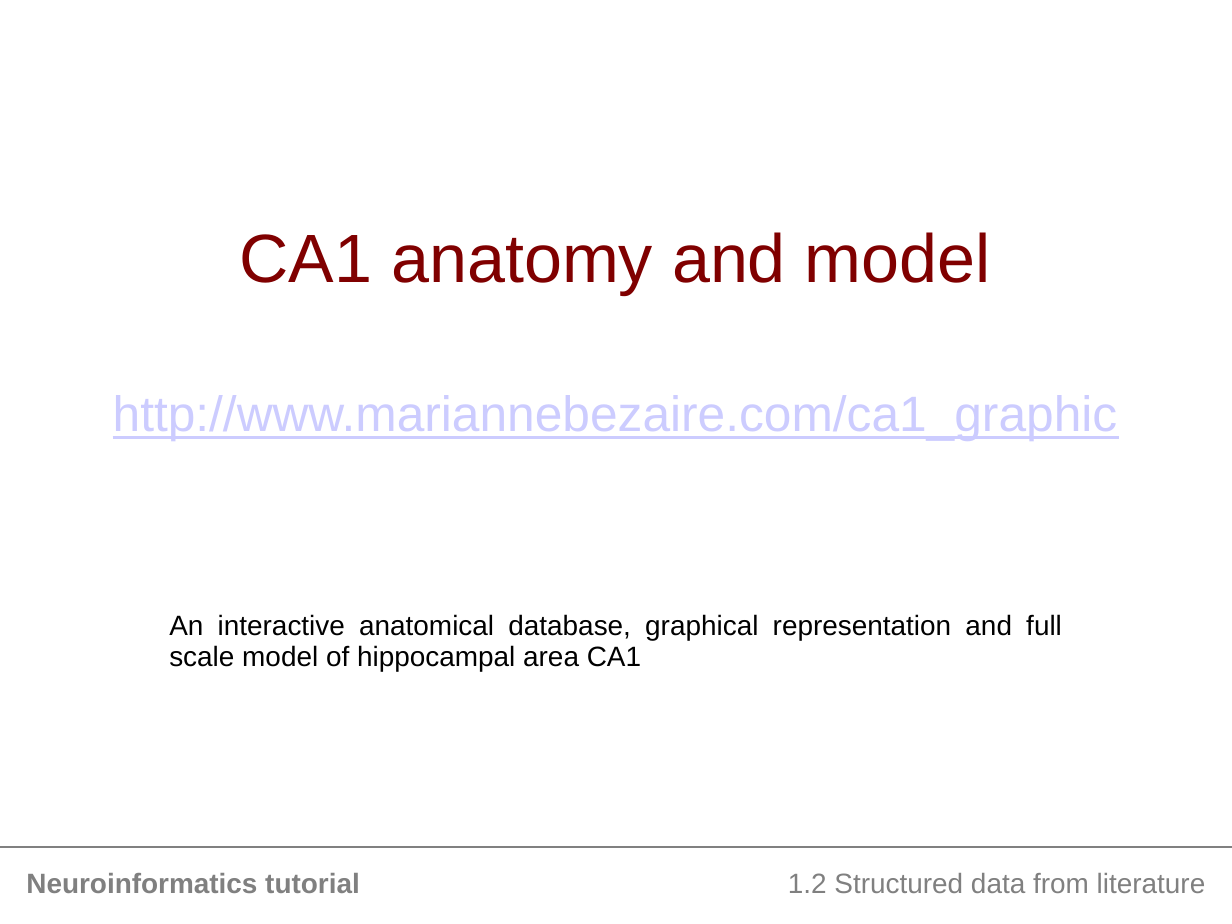
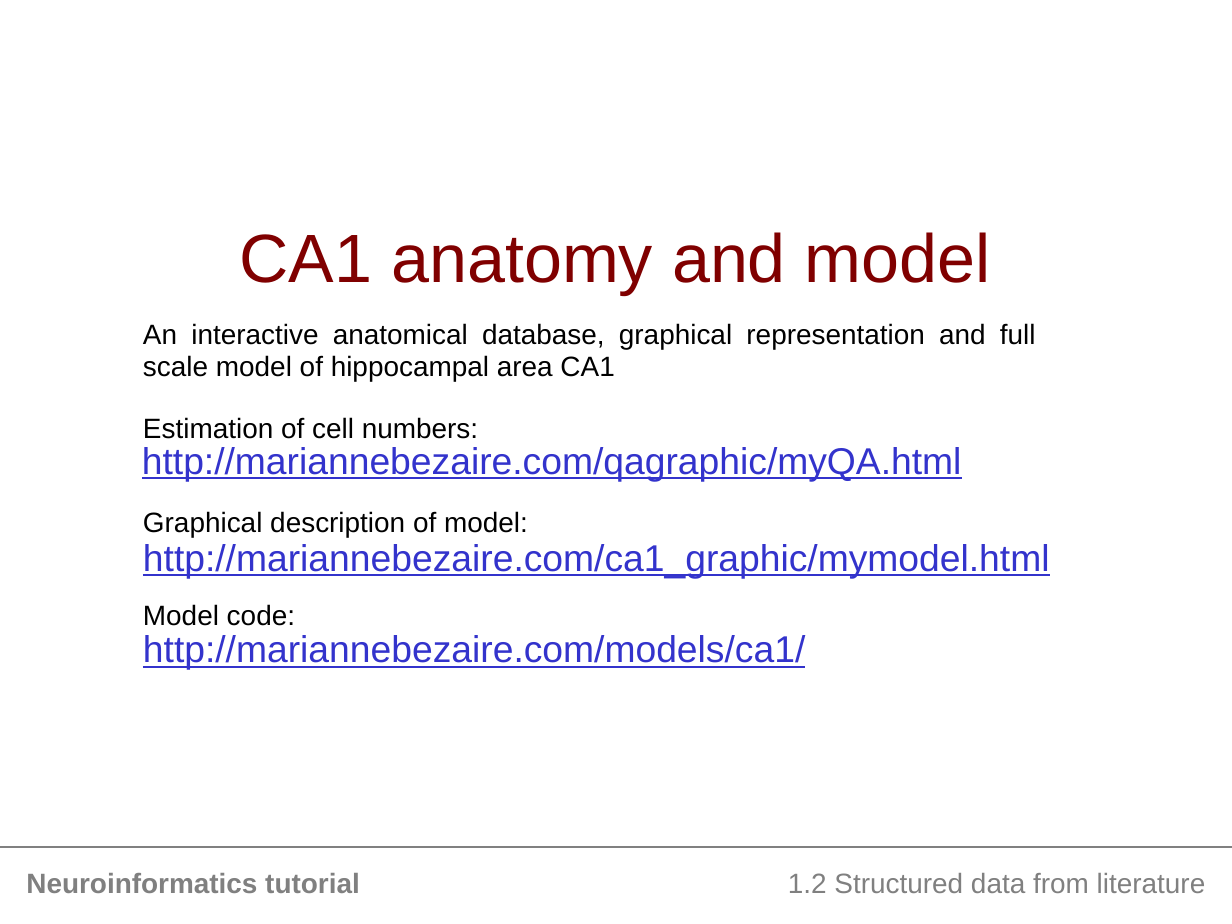
Before and after one commit to NeuralEnsemble/NeuroinformaticsTutorial, a slide deck: slide 1 of Part_1_Resources_for_computational_modellers/2_Structured_data_from_literature/3_CA1.pptx. Drawn at 1232x924 pixels with LibreOffice and Linux fonts; fonts in the diff are those of the drawing. Boxes give left, top, right and bottom in pixels: in the first picture for what was removed or moved away, otherwise in the second. Text is boxed around its words. In the diff, an @@ line names an element or a change of style, - is before the commit and + after.

Commit message:
MJB updated CA1 slides

```diff
--- a/Part_1_Resources_for_computational_modellers/2_Structured_data_from_literature/3_CA1.pptx
+++ b/Part_1_Resources_for_computational_modellers/2_Structured_data_from_literature/3_CA1.pptx
@@ text "An interactive anatomical database, graphical ...": place and size @@
-text "An interactive anatomical database, graphical ..." at <box>169,614,1062,671</box>
+text "An interactive anatomical database, graphical ..." at <box>143,323,1036,626</box>
@@ text at <box>143,417,528,626</box>: paragraphs added @@
+Estimation of cell numbers:
+Graphical description of model:
+Model code:
@@ text added at <box>142,447,962,482</box>, 24 pt, text #3333CC, underline @@
+http://mariannebezaire.com/qagraphic/myQA.html
@@ text "http://mariannebezaire.com/ca1_graphic/mymodel.html" at <box>143,544,1050,579</box>: vertical alignment middle to top @@
@@ text at <box>143,544,1050,579</box>: text changed; size 32 to 24 pt; text colour #CCCCFF to #3333CC @@
-http://www.mariannebezaire.com/ca1_graphic
+http://mariannebezaire.com/ca1_graphic/mymodel.html
@@ text added at <box>143,635,805,670</box>, 24 pt, text #3333CC, underline @@
+http://mariannebezaire.com/models/ca1/
```
Also in this commit, not shown: 2 other slides changed.
